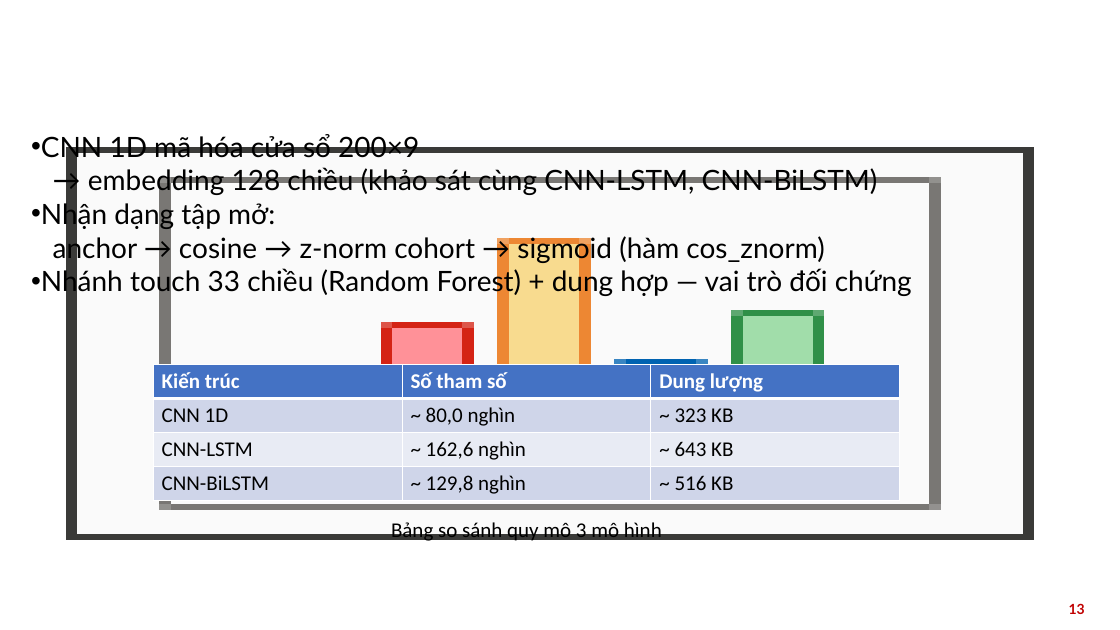
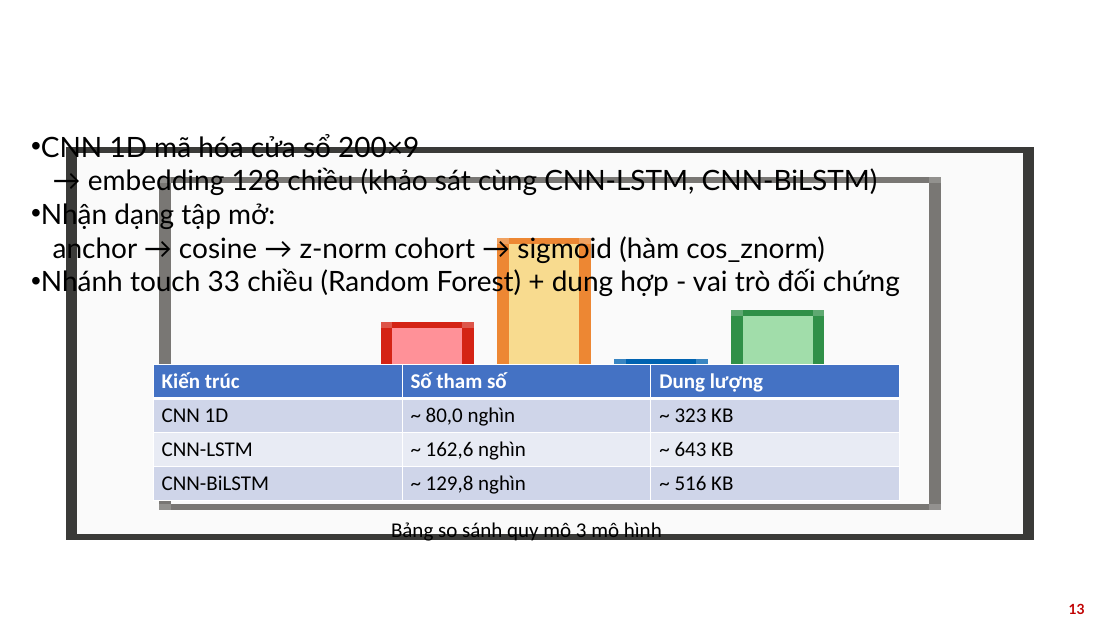
Before and after one commit to MaiVanDang/DATN, a slide deck: slide 13 of 20225699_MaiVanDang_20252.pptx. Drawn at 1120x630 pixels with LibreOffice and Linux fonts; fonts in the diff are those of the drawing; background and template pictures are left out. Boxes give left, top, right and bottom in pixels: in the first picture for what was removed or moved away, otherwise in the second. Text is boxed around its words. In the diff, an @@ line names an element or a change of style, - is before the commit and + after.

Commit message:
update slide

```diff
--- a/20225699_MaiVanDang_20252.pptx
+++ b/20225699_MaiVanDang_20252.pptx
@@ text at [41, 267, 900, 297]: text changed @@
-• Nhánh touch 33 chiều (Random Forest) + dung hợp — vai trò đối chứng
+• Nhánh touch 33 chiều (Random Forest) + dung hợp - vai trò đối chứng
```
Also in this commit, not shown: 1 slide added, 11 other files.
